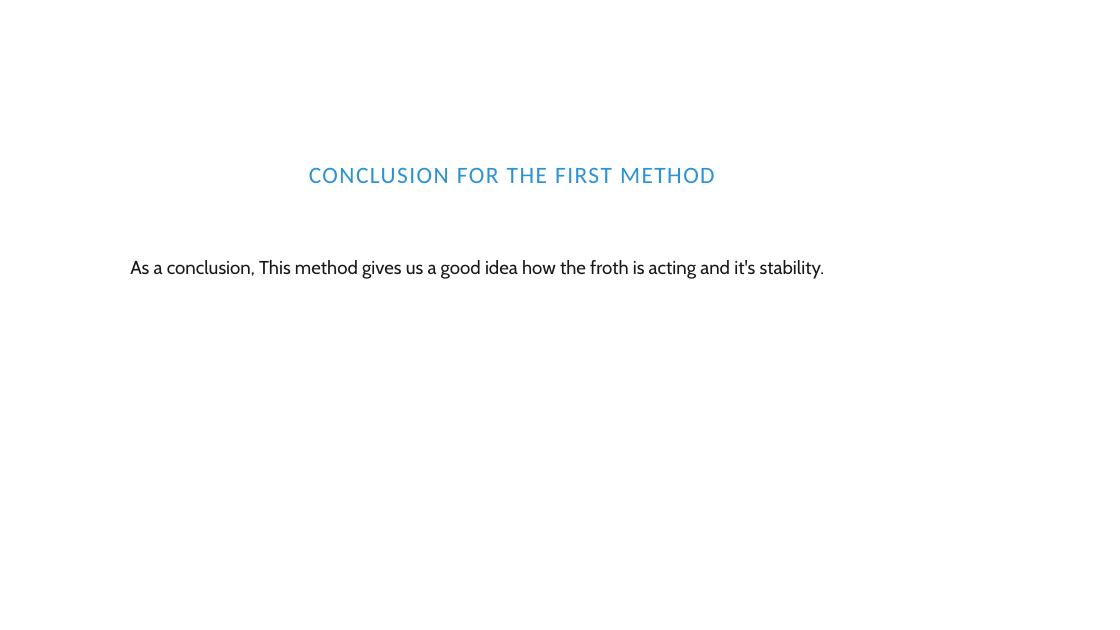
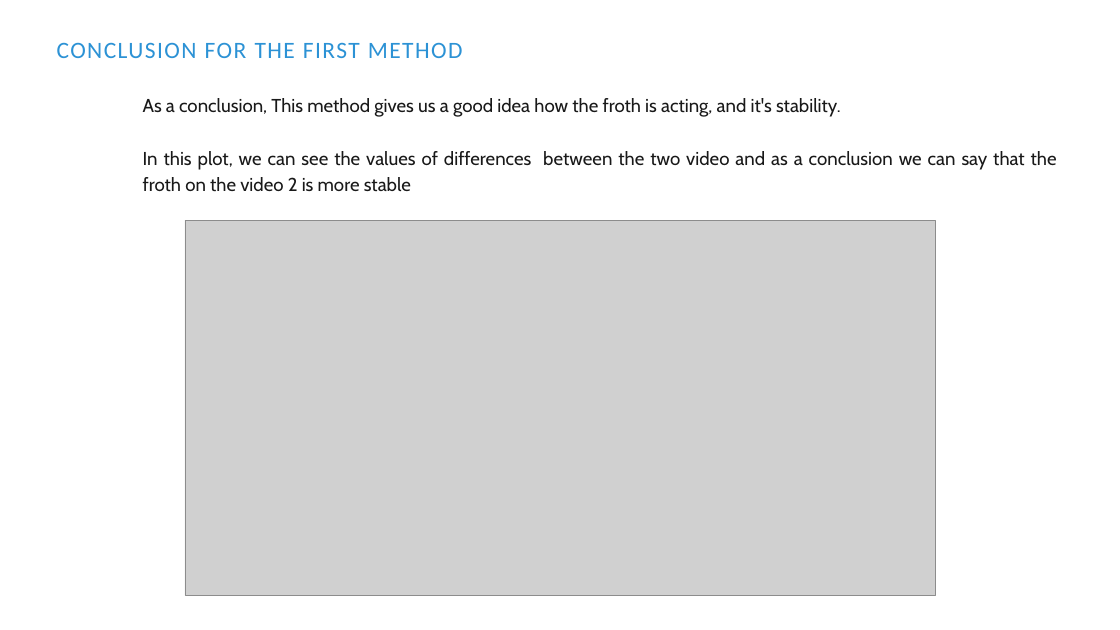
Before and after one commit to Ahmedbendaouia/MIC-DS23-Froth-Stabality, a slide deck: slide 23 of MIC_Stability_Froth.pptx. Drawn at 1120x630 pixels with LibreOffice and Linux fonts; fonts in the diff are those of the drawing; grey boxes stand for pictures. Boxes give left, top, right and bottom in pixels: in the first picture for what was removed or moved away, otherwise in the second. Text is boxed around its words. In the diff, an @@ line names an element or a change of style, - is before the commit and + after.

Commit message:
Updating the presentation concerning the first method. Updating the files appropriately.

```diff
--- a/MIC_Stability_Froth.pptx
+++ b/MIC_Stability_Froth.pptx
@@ text "CONCLUSION FOR THE FIRST METHOD": place and size @@
-text "CONCLUSION FOR THE FIRST METHOD" at box(309, 167, 715, 183)
+text "CONCLUSION FOR THE FIRST METHOD" at box(57, 42, 463, 58)
@@ text at box(143, 98, 1057, 192): text changed @@
-As a conclusion, This method gives us a good idea how the froth is acting and it's stability.
+As a conclusion, This method gives us a good idea how the froth is acting, and it's stability.
+In this plot, we can see the values of differences between the two video and as a conclusion we can say that the froth on the video 2 is more stable
@@ picture added at box(185, 220, 935, 595) @@
```
Also in this commit, not shown: 2 other slides changed, 6 slides added, 3 other files.
